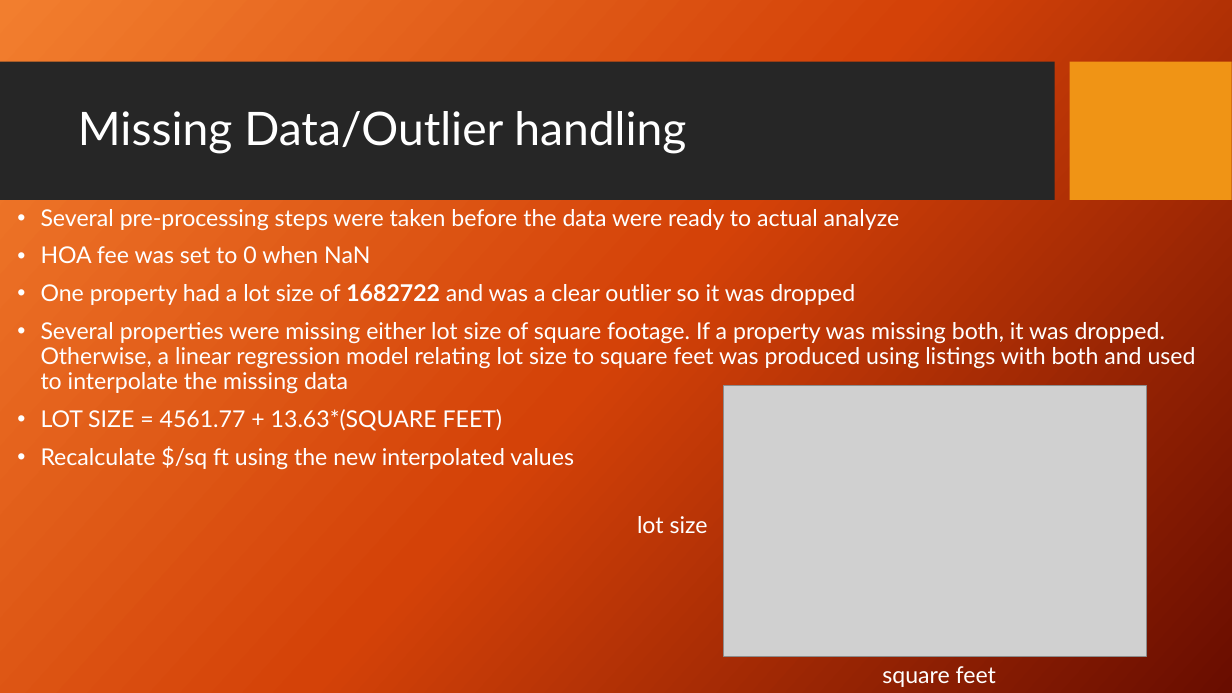
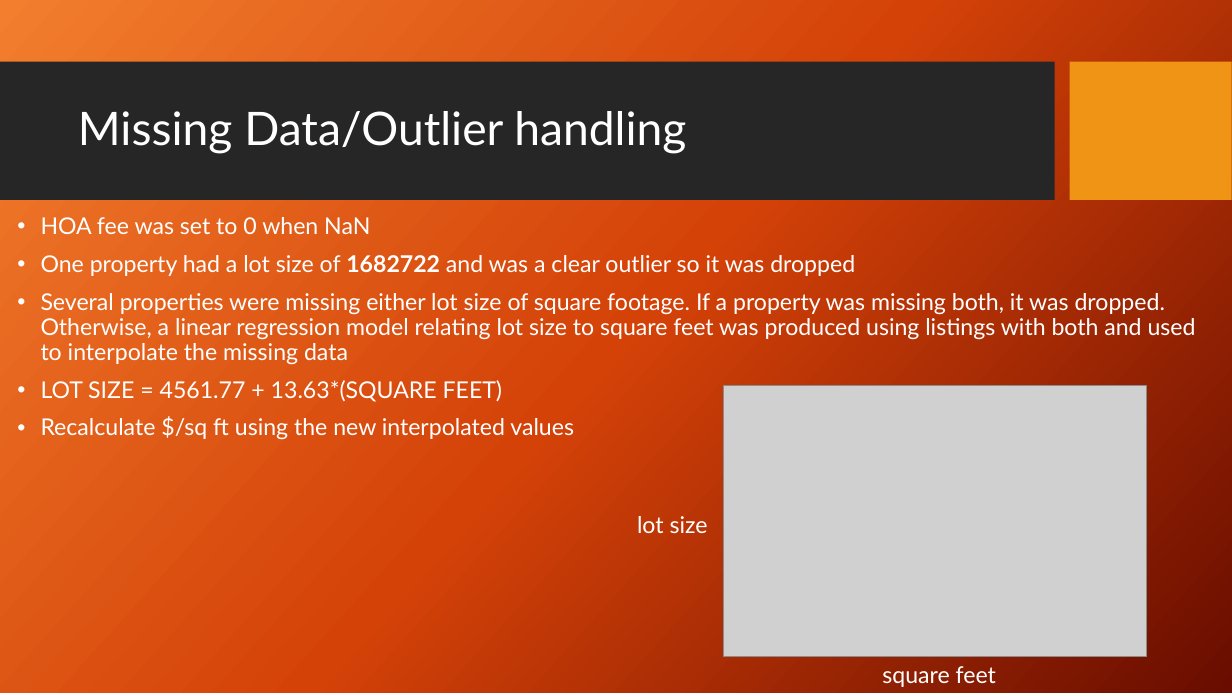
Before and after one commit to myz540/cs699_project_classification, a slide deck: slide 8 of documentation/CS699 Project Presentation.pptx. Drawn at 1232x693 pixels with LibreOffice and Linux fonts; fonts in the diff are those of the drawing; grey boxes stand for pictures; background and template pictures are left out. Boxes give left, top, right and bottom in pixels: in the first picture for what was removed or moved away, otherwise in the second. Text is boxed around its words. In the diff, an @@ line names an element or a change of style, - is before the commit and + after.

Commit message:
adjustment slide 1-8

```diff
--- a/documentation/CS699 Project Presentation.pptx
+++ b/documentation/CS699 Project Presentation.pptx
@@ text at <box>41,209,900,230</box>: paragraph removed @@
-• Several pre-processing steps were taken before the data were ready to actual analyze
@@ text "HOA fee was set to ...": place and size @@
-text "HOA fee was set to ..." at <box>41,209,1196,470</box>
+text "HOA fee was set to ..." at <box>41,217,1196,440</box>
```
Also in this commit, not shown: 1 other slide changed.
